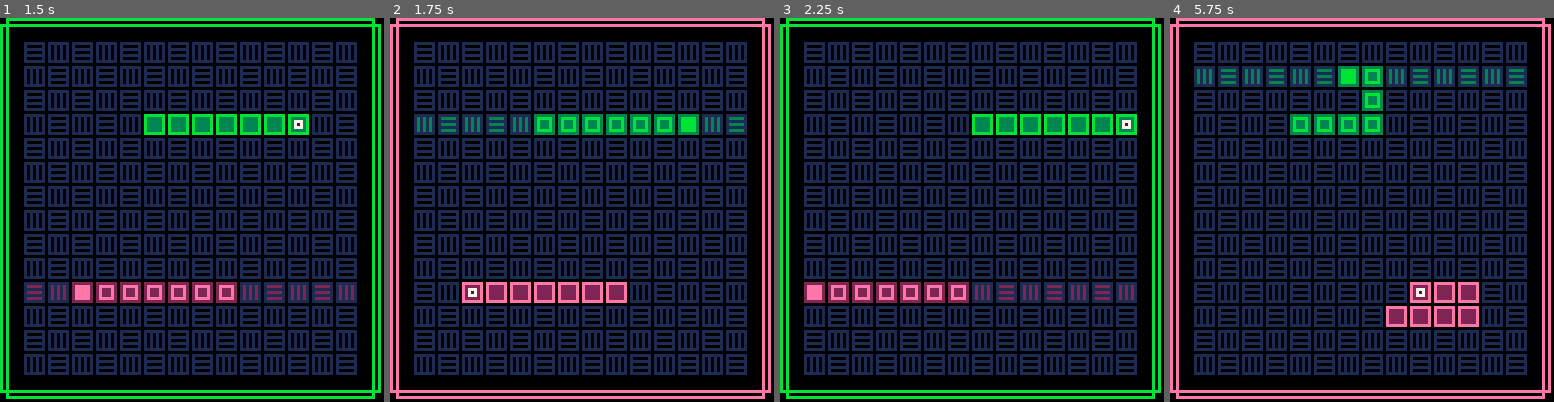
Above: before the commit, frames 1-4 (left to right).
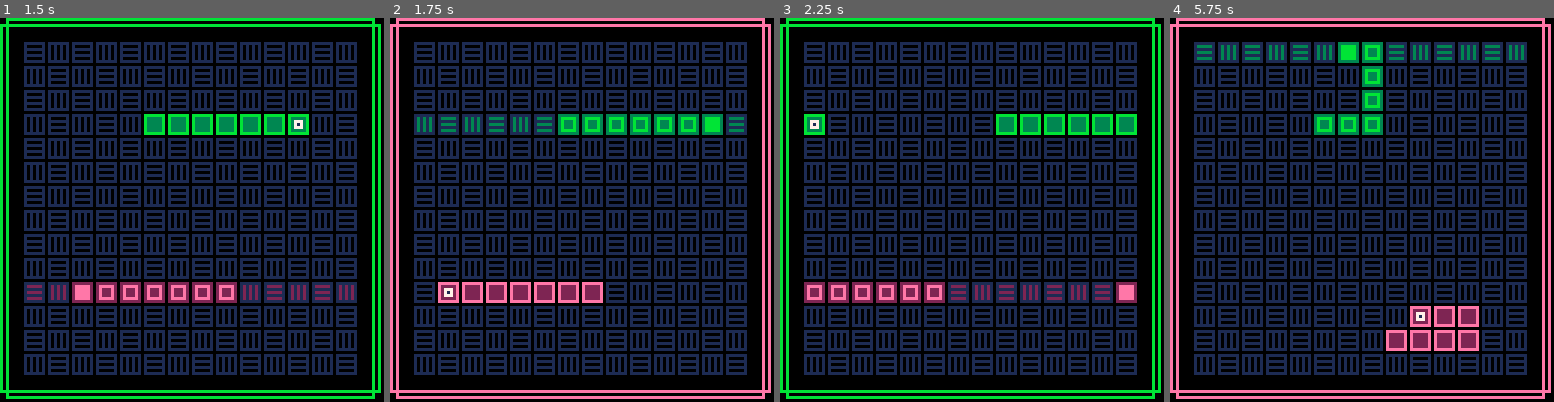
Above: after the commit, the same moments.

Repository: alxgnon/pico-8
Game: PICO-8 cartridge duoboros.p8
The game is run twice, just before and just after one commit, with the same random seed, the same clock (stepped at 60 frames per second) and the same inputs.
Inputs:
- Up to frame 1 (1.5 s): tap X (X key) at 0.33, 1.07 s; tap O (Z key) at 0.7 s
- Up to frame 2 (1.75 s): hold Right from 1.6 s (still down); tap O (Z key) at 1.7 s
- Up to frame 3 (2.25 s): tap X (X key) at 1.85 s; release Right at 2.1 s; tap O (Z key) at 2.1 s; hold Up from 2.15 s (still down)
- Up to frame 4 (5.75 s): release Up at 2.42 s; hold Right 2.47-3.03 s; tap O (Z key) every 0.4 s from 2.5 to 5.7 s; tap X (X key) at 2.97, 4.08, 5.2 s; hold Left 3.08-3.58 s; hold Down 3.63-3.97 s; hold Right 4.02-4.68 s; hold Up 4.73-5.03 s; hold Left 5.08-5.68 s; hold Down from 5.73 s (still down)

Frame 1 is identical in both runs. In frame 2, 1.3% of the frame differs, in the area x 12-87%, y 25-75%; in frame 3, 1.3%; in frame 4, 5.8%, in the area x 7-93%, y 6-87%.

Commit message:
2boros: rumble

Diff:
--- a/duoboros.p8
+++ b/duoboros.p8
@@ -144,6 +144,7 @@
 	if virgin and not is_win() then
 		sfx(sound.perfect)
 		slowness -= 0.5
+		rumble(4, 4)
 	end
 end
 
@@ -159,6 +160,7 @@
 	if virgin and not is_win() then
 		sfx(sound.perfect)
 		slowness -= 0.5
+		rumble(4, 4)
 	end
 end
 
@@ -194,6 +196,7 @@
 	verte = snake(vert,8,3,1)
 	sfx(sound.boot)
 	slowness = 8
+	rumble_stop = nil
 end
 
 function switch()
@@ -230,6 +233,7 @@
 end
 
 function gameover()
+	rumble(10, 6)
 	curr = false
 	pal(11,6)
 	pal(3,5)
@@ -246,14 +250,15 @@
 end
 
 function check_win()
-	if (not is_win()) return
-	if (curr) sfx(sound.win)
-	curr = false
+	if is_win() and curr then
+		sfx(sound.win)
+		rumble(4, 6)
+		curr = false
+	end
 end
 
 t = 0
 function update()
-	t += 1
 	curr:control()
 	local slow = max(flr(slowness),0)
 	if t % slow == 0 then
@@ -267,6 +272,7 @@
 end
 
 function _update()
+	t += 1
 	switch()
 	if (curr) update()
 end
@@ -279,6 +285,7 @@
 
 function _draw()
 	cls()
+	draw_rumble()
 	draw_border()
 	local other = other(curr)
 	if (other) other:ruler()
@@ -291,6 +298,27 @@
 		verte:draw()
 		spr(005,
 		flr(rosee.x+1)*8,flr(rosee.y+1)*8)
+	end
+end
+
+-- rumble ---------------------
+
+rumble_stop = nil
+rumble_power = nil
+
+function rumble(time, power)
+	rumble_stop = t + time
+	rumble_power = power
+end
+
+function draw_rumble()
+	if t < (rumble_stop or 0) then
+		camera(
+		rnd(rumble_power)-rumble_power/2,
+		rnd(rumble_power)-rumble_power/2)
+	elseif rumble_stop then
+		camera(0,0)
+		rumble_stop = nil
 	end
 end
 __gfx__
